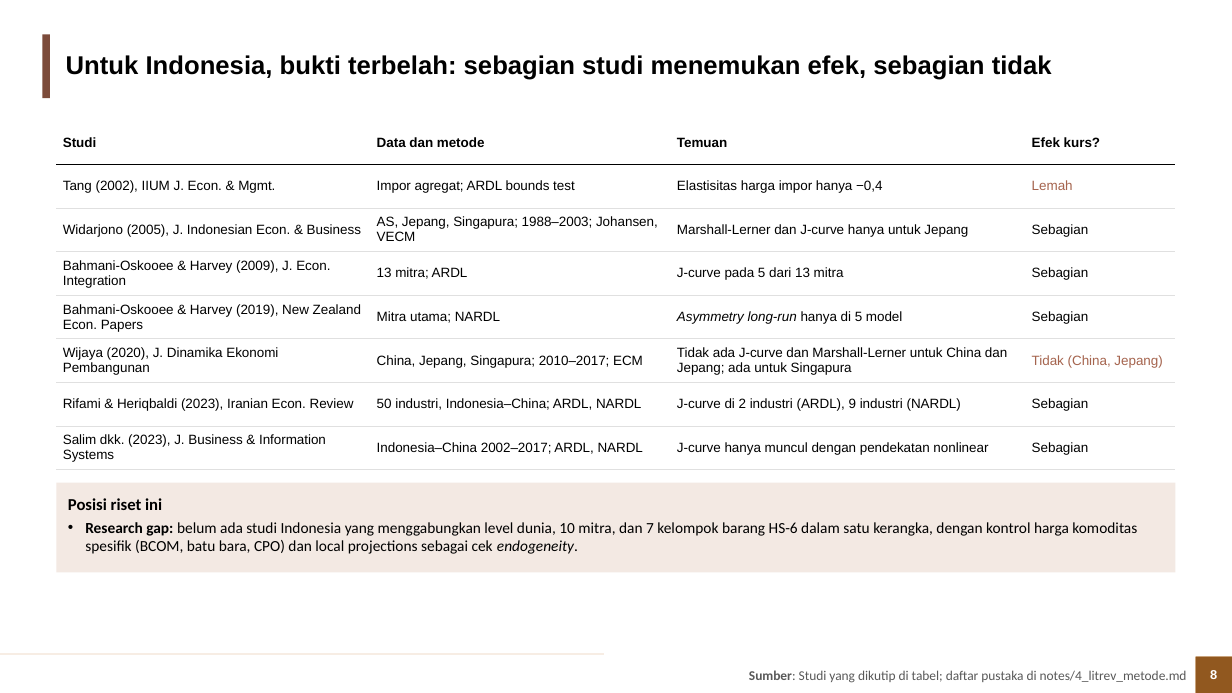
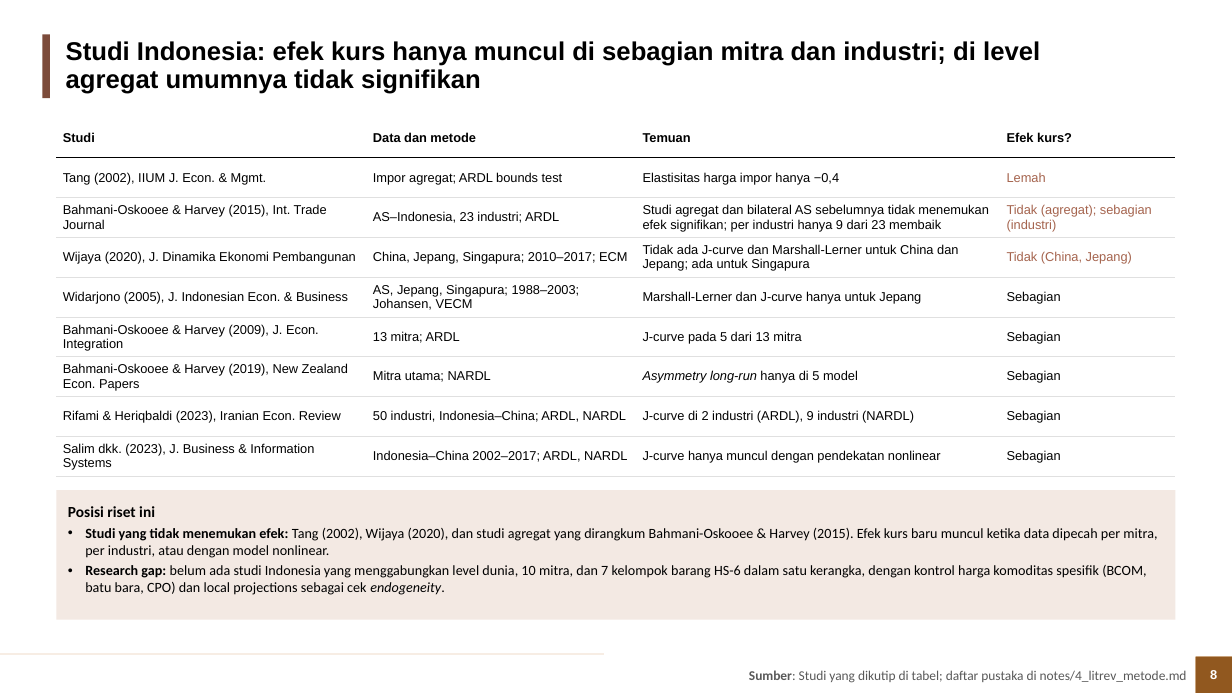
Before and after one commit to muhamadhaikal128/Pengaruh-Depresiasi-Rupiah-Terhadap-Trade-Balance, a slide deck: slide 8 of Haikal/output/3_ppt/Depresiasi_Rupiah_Trade_Balance.pptx. Drawn at 1232x693 pixels with LibreOffice and Linux fonts; fonts in the diff are those of the drawing; background and template pictures are left out. Boxes give left, top, right and bottom in pixels: in the first picture for what was removed or moved away, otherwise in the second. Text is boxed around its words. In the diff, an @@ line names an element or a change of style, - is before the commit and + after.

```diff
--- a/Haikal/output/3_ppt/Depresiasi_Rupiah_Trade_Balance.pptx
+++ b/Haikal/output/3_ppt/Depresiasi_Rupiah_Trade_Balance.pptx
@@ title at [66,41,1040,94]: text changed @@
-Untuk Indonesia, bukti terbelah: sebagian studi menemukan efek, sebagian tidak
+Studi Indonesia: efek kurs hanya muncul di sebagian mitra dan industri; di level agregat umumnya tidak signifikan
@@ table at [56,118,1177,477] @@
+row 3: Bahmani-Oskooee & Harvey (2015), Int. Trade Journal | AS–Indonesia, 23 industri; ARDL | Studi agregat dan bilateral AS sebelumnya tidak menemukan efek signifikan; per industri hanya 9 dari 23 membaik | Tidak (agregat); sebagian (industri)
+row 4: Wijaya (2020), J. Dinamika Ekonomi Pembangunan | China, Jepang, Singapura; 2010–2017; ECM | Tidak ada J-curve dan Marshall-Lerner untuk China dan Jepang; ada untuk Singapura | Tidak (China, Jepang)
-row 6: Wijaya (2020), J. Dinamika Ekonomi Pembangunan | China, Jepang, Singapura; 2010–2017; ECM | Tidak ada J-curve dan Marshall-Lerner untuk China dan Jepang; ada untuk Singapura | Tidak (China, Jepang)
@@ rectangle "Posisi riset ini": place and size @@
-rectangle "Posisi riset ini" at [56,482,1176,572]
+rectangle "Posisi riset ini" at [56,491,1176,620]
@@ text in rectangle at [68,506,1146,595]: size 13 to 12 pt in "Posisi riset ini"; size 12 to 11 pt in "Research gap: belum ada studi Indonesia yang ..." @@
@@ text in rectangle at [85,528,1157,558]: paragraph added @@
+• Studi yang tidak menemukan efek: Tang (2002), Wijaya (2020), dan studi agregat yang dirangkum Bahmani-Oskooee & Harvey (2015). Efek kurs baru muncul ketika data dipecah per mitra, per industri, atau dengan model nonlinear.
```
Also in this commit, not shown: 36 other slides changed, 2 slides added, 6 other files.
